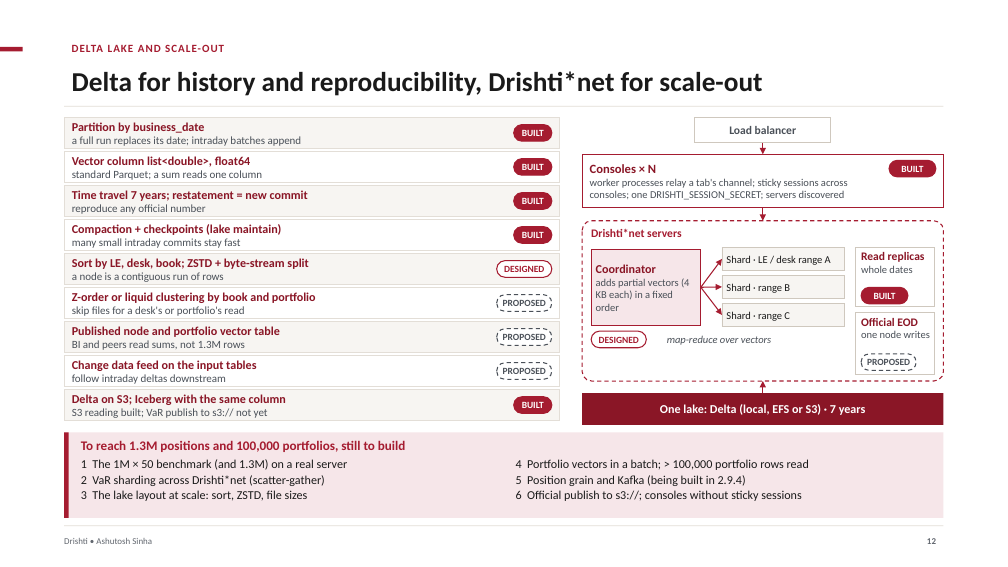
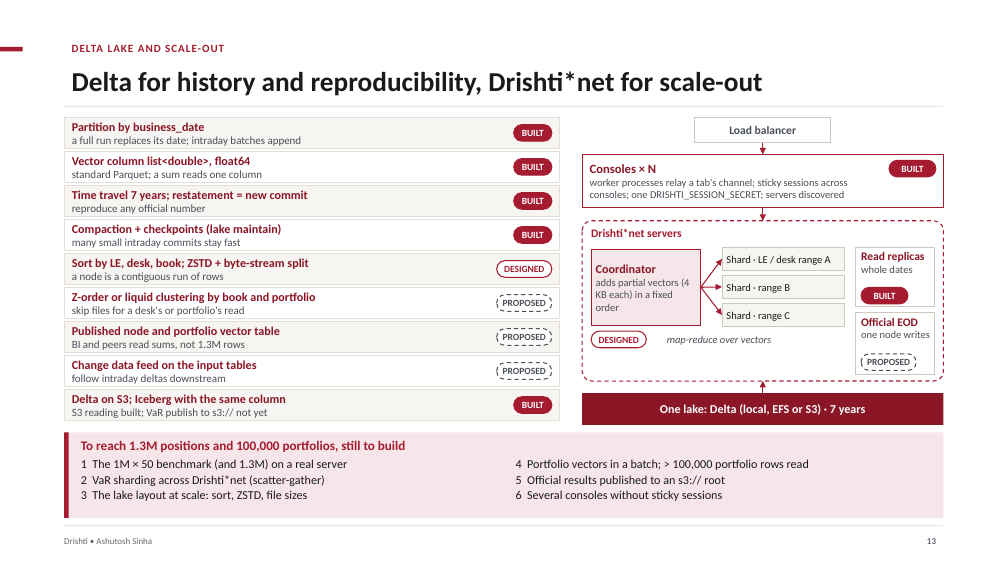
Before and after one commit to ajsinha/drishti, a slide deck: slide 13 of docs/publications/Drishti-VaR-Engine.pptx (slide 12 before the commit). Drawn at 1008x567 pixels with LibreOffice and Linux fonts; fonts in the diff are those of the drawing. Boxes give left, top, right and bottom in pixels: in the first picture for what was removed or moved away, otherwise in the second. Text is boxed around its words. In the diff, an @@ line names an element or a change of style, - is before the commit and + after.

Commit message:
The VaR engine deck for 2.9.4 as released (15 slides): every 2.9.4 capability built (Kafka micro-batches, position grain, the canonical record, the per-system pin), a slide of the settings (scenario window, confidence, currencies, names, inputs); only scaling out across a cluster of Drishti servers stays designed

```diff
--- a/docs/publications/Drishti-VaR-Engine.pptx
+++ b/docs/publications/Drishti-VaR-Engine.pptx
@@ text at [516, 475, 725, 501]: text changed @@
-5 Position grain and Kafka (being built in 2.9.4)
-6 Official publish to s3://; consoles without sticky sessions
+5 Official results published to an s3:// root
+6 Several consoles without sticky sessions
```
Also in this commit, not shown: 10 other slides changed, 1 slide added, 1 other file.
